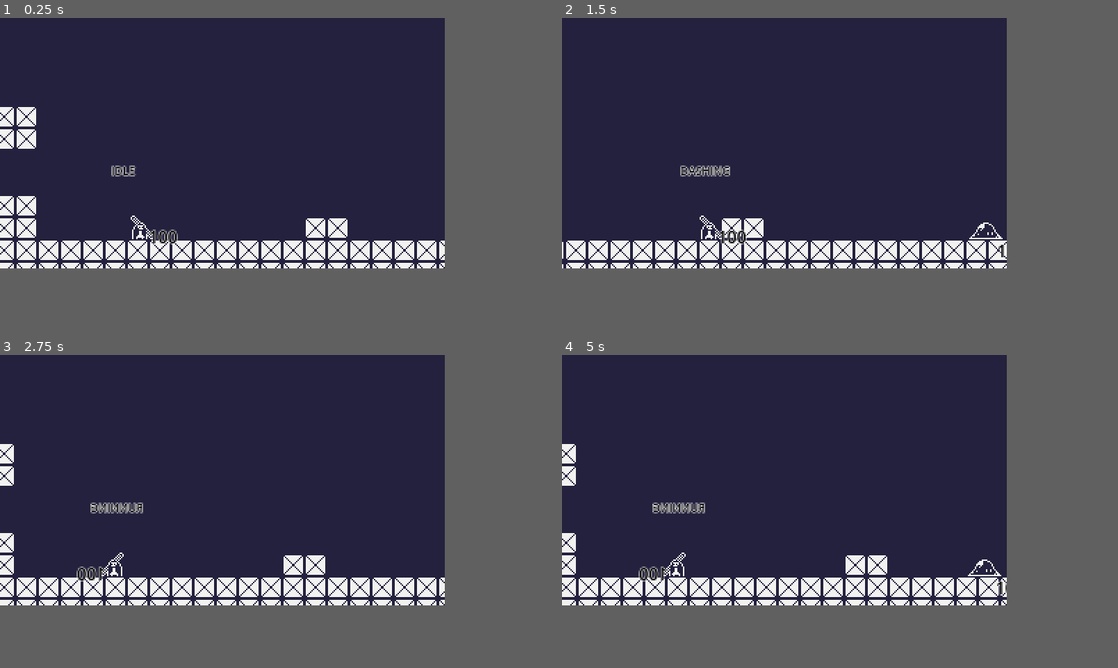
Above: before the commit, frames 1-4 (two rows, left to right).
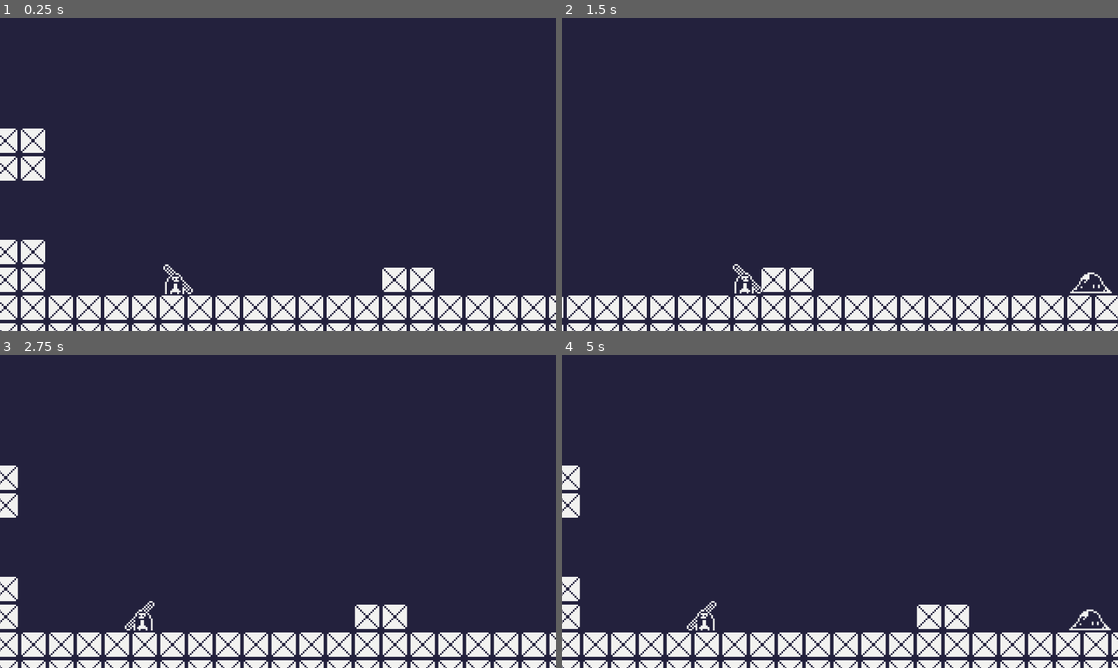
Above: after the commit, the same moments.

Repository: themoeboy/project-memory
Game: Godot game, scene res://src/main.tscn
Same seed, same stepped clock (60 frames per second), same inputs: the game is played once before the commit and once after it.
Inputs:
- Up to frame 1 (0.25 s): no input
- Up to frame 2 (1.5 s): hold D (move_right) from 0.53 s (still down); tap Shift (dash) at 0.6, 1.35 s; tap Space (jump) at 0.77 s
- Up to frame 3 (2.75 s): tap Space (jump) at 1.52 s; release D (move_right) at 2.03 s; hold A (move_left) from 2.03 s (still down); tap Shift (dash) at 2.1 s
- Up to frame 4 (5 s): release A (move_left) at 2.78 s; hold D (move_right) 2.78-4.28 s; tap Shift (dash) at 2.85, 3.6, 4.35 s; tap Space (jump) at 3.02, 3.77, 4.52 s; hold A (move_left) from 4.28 s (still down)
In our replay, the window is 640x360 before the commit and 800x450 after it. These sizes can differ from the game's own. Grey fills any space a smaller window leaves; there, only what the larger window draws over its background counts as a difference.

The runs differ from the first frame. In frame 1, 16% of the frame differs, in the area x 0-100%, y 28-100%; in frame 2, 14%; in frame 3, 15%; in frame 4, 16%.

Commit message:
Shader for Smooth Pixel

Diff:
--- a/project.godot
+++ b/project.godot
@@ -24,7 +24,10 @@
 
 window/size/viewport_width=320
 window/size/viewport_height=180
-window/stretch/mode="viewport"
+window/size/window_width_override=1280
+window/size/window_height_override=720
+window/stretch/mode="canvas_items"
+window/stretch/aspect="expand"
 window/stretch/scale_mode="integer"
 
 [global_group]
@@ -66,4 +69,3 @@
 textures/canvas_textures/default_texture_filter=0
 renderer/rendering_method="gl_compatibility"
 renderer/rendering_method.mobile="gl_compatibility"
-2d/snap/snap_2d_transforms_to_pixel=true
--- /dev/null
+++ b/src/SmoothPixel.shader
@@ -0,0 +1,29 @@
+shader_type canvas_item;
+render_mode unshaded;
+
+// Texture must have 'Filter'-flag enabled!
+
+// Automatic smoothing
+// independent of geometry and perspective
+vec4 texturePointSmooth(sampler2D smp, vec2 uv, vec2 pixel_size)
+{
+	vec2 ddx = dFdx(uv);
+	vec2 ddy = dFdy(uv);
+	vec2 lxy = sqrt(ddx * ddx + ddy * ddy);
+
+	vec2 uv_pixels = uv / pixel_size;
+
+	vec2 uv_pixels_floor = round(uv_pixels) - vec2(0.5f);
+	vec2 uv_dxy_pixels = uv_pixels - uv_pixels_floor;
+
+	uv_dxy_pixels = clamp((uv_dxy_pixels - vec2(0.5f)) * pixel_size / lxy + vec2(0.5f), 0.0f, 1.0f);
+
+	uv = uv_pixels_floor * pixel_size;
+
+	return textureGrad(smp, uv + uv_dxy_pixels * pixel_size, ddx, ddy);
+}
+
+void fragment()
+{
+	COLOR = texturePointSmooth(TEXTURE, UV, TEXTURE_PIXEL_SIZE);
+}
--- a/src/enemy/slime.tscn
+++ b/src/enemy/slime.tscn
@@ -1,9 +1,13 @@
-[gd_scene load_steps=8 format=3 uid="uid://vekd2gliib6n"]
+[gd_scene load_steps=10 format=3 uid="uid://vekd2gliib6n"]
 
 [ext_resource type="Script" uid="uid://cw7kuvnvglxg6" path="res://src/enemy/enemy.gd" id="1_6j2al"]
 [ext_resource type="Texture2D" uid="uid://bjk16xi7gmqtt" path="res://assets/draft/enemy-draft.png" id="2_11dp2"]
+[ext_resource type="Shader" uid="uid://bmpheaqyydsok" path="res://src/shaders/smooth_pixel.gdshader" id="2_rvcuu"]
 [ext_resource type="PackedScene" uid="uid://nohr28l1a6ld" path="res://src/helpers/ai_controller.tscn" id="3_lucs4"]
 [ext_resource type="PackedScene" uid="uid://dne4rabaer156" path="res://src/helpers/health.tscn" id="4_11dp2"]
+
+[sub_resource type="ShaderMaterial" id="ShaderMaterial_13x41"]
+shader = ExtResource("2_rvcuu")
 
 [sub_resource type="RectangleShape2D" id="RectangleShape2D_xso4u"]
 size = Vector2(24, 12)
@@ -23,6 +27,8 @@
 DAMAGE = 25
 
 [node name="sprite" type="Sprite2D" parent="."]
+texture_filter = 2
+material = SubResource("ShaderMaterial_13x41")
 position = Vector2(0, -8)
 texture = ExtResource("2_11dp2")
 flip_h = true
--- a/src/helpers/health.tscn
+++ b/src/helpers/health.tscn
@@ -11,6 +11,7 @@
 script = ExtResource("1_ynrea")
 
 [node name="health_label" type="Label" parent="."]
+visible = false
 offset_left = 7.0
 offset_top = -1.0
 offset_right = 29.0
--- a/src/main.tscn
+++ b/src/main.tscn
@@ -1,14 +1,25 @@
-[gd_scene load_steps=5 format=4 uid="uid://c1xp2narxicdy"]
+[gd_scene load_steps=9 format=4 uid="uid://c1xp2narxicdy"]
 
+[ext_resource type="Shader" uid="uid://bmpheaqyydsok" path="res://src/shaders/smooth_pixel.gdshader" id="1_fyndt"]
 [ext_resource type="TileSet" uid="uid://chudq30gk5gim" path="res://assets/tileset/version1.tres" id="1_lsuuv"]
 [ext_resource type="PackedScene" uid="uid://l85yqf8v2y5" path="res://src/player/player.tscn" id="2_aa85e"]
 [ext_resource type="PackedScene" uid="uid://vekd2gliib6n" path="res://src/enemy/slime.tscn" id="3_5q4o7"]
 [ext_resource type="Texture2D" uid="uid://dbd2b6xvi7i3o" path="res://assets/draft/bg-black.png" id="4_3cfgd"]
 
+[sub_resource type="ShaderMaterial" id="ShaderMaterial_kmhfv"]
+shader = ExtResource("1_fyndt")
+
+[sub_resource type="ShaderMaterial" id="ShaderMaterial_fyndt"]
+shader = ExtResource("1_fyndt")
+
+[sub_resource type="ShaderMaterial" id="ShaderMaterial_rlaii"]
+shader = ExtResource("1_fyndt")
+
 [node name="Node2D" type="Node2D"]
 
-[node name="ground_wall" type="TileMapLayer" parent="."]
+[node name="terrain" type="TileMapLayer" parent="."]
 texture_filter = 1
+material = SubResource("ShaderMaterial_kmhfv")
 use_parent_material = true
 position = Vector2(0, 9)
 tile_map_data = PackedByteArray("AAABABQAAgACAAgAAAACABQAAgACAAgAAAADABQAAgACAAgAAAAEABQAAgACAAgAAAAFABQAAgACAAgAAAAGAB …(64496 unchanged characters)…
@@ -24,10 +35,14 @@
 [node name="parallax" type="ParallaxBackground" parent="."]
 
 [node name="background" type="ParallaxLayer" parent="parallax"]
+texture_filter = 1
+material = SubResource("ShaderMaterial_fyndt")
 motion_mirroring = Vector2(1280, 720)
 
 [node name="background" type="Sprite2D" parent="parallax/background"]
+texture_filter = 2
 texture_repeat = 2
+material = SubResource("ShaderMaterial_rlaii")
 position = Vector2(-3, -342)
 scale = Vector2(5, 5)
 texture = ExtResource("4_3cfgd")
--- /dev/null
+++ b/src/player/SmoothPixel.shader
@@ -0,0 +1,29 @@
+shader_type canvas_item;
+render_mode unshaded;
+
+// Texture must have 'Filter'-flag enabled!
+
+// Automatic smoothing
+// independent of geometry and perspective
+vec4 texturePointSmooth(sampler2D smp, vec2 uv, vec2 pixel_size)
+{
+	vec2 ddx = dFdx(uv);
+	vec2 ddy = dFdy(uv);
+	vec2 lxy = sqrt(ddx * ddx + ddy * ddy);
+
+	vec2 uv_pixels = uv / pixel_size;
+
+	vec2 uv_pixels_floor = round(uv_pixels) - vec2(0.5f);
+	vec2 uv_dxy_pixels = uv_pixels - uv_pixels_floor;
+
+	uv_dxy_pixels = clamp((uv_dxy_pixels - vec2(0.5f)) * pixel_size / lxy + vec2(0.5f), 0.0f, 1.0f);
+
+	uv = uv_pixels_floor * pixel_size;
+
+	return textureGrad(smp, uv + uv_dxy_pixels * pixel_size, ddx, ddy);
+}
+
+void fragment()
+{
+	COLOR = texturePointSmooth(TEXTURE, UV, TEXTURE_PIXEL_SIZE);
+}
--- a/src/player/player.tscn
+++ b/src/player/player.tscn
@@ -1,7 +1,8 @@
-[gd_scene load_steps=11 format=3 uid="uid://l85yqf8v2y5"]
+[gd_scene load_steps=13 format=3 uid="uid://l85yqf8v2y5"]
 
 [ext_resource type="Script" uid="uid://beguc8jpyxdxe" path="res://src/player/player.gd" id="1_s5dbj"]
 [ext_resource type="Texture2D" uid="uid://d2kc76agu1esh" path="res://assets/draft/player-idle-draft.png" id="2_jiejy"]
+[ext_resource type="Shader" uid="uid://bmpheaqyydsok" path="res://src/shaders/smooth_pixel.gdshader" id="2_o822w"]
 [ext_resource type="Script" uid="uid://cd8dp7mscgy0y" path="res://src/helpers/attack.gd" id="3_mf2ua"]
 [ext_resource type="PackedScene" uid="uid://dne4rabaer156" path="res://src/helpers/health.tscn" id="4_244u8"]
 [ext_resource type="Script" uid="uid://b8l7epw8fyidg" path="res://src/player/hitbox.gd" id="5_5f2sf"]
@@ -9,6 +10,9 @@
 
 [sub_resource type="RectangleShape2D" id="RectangleShape2D_eewmr"]
 size = Vector2(16.75, 19.75)
+
+[sub_resource type="ShaderMaterial" id="ShaderMaterial_x42xx"]
+shader = ExtResource("2_o822w")
 
 [sub_resource type="RectangleShape2D" id="RectangleShape2D_244u8"]
 size = Vector2(24, 20)
@@ -30,7 +34,8 @@
 shape = SubResource("RectangleShape2D_eewmr")
 
 [node name="sprite" type="Sprite2D" parent="."]
-texture_filter = 1
+texture_filter = 2
+material = SubResource("ShaderMaterial_x42xx")
 position = Vector2(0, -7)
 texture = ExtResource("2_jiejy")
 
@@ -38,6 +43,8 @@
 offset = Vector2(60, -60)
 process_callback = 0
 position_smoothing_enabled = true
+drag_vertical_enabled = true
+drag_bottom_margin = 0.0
 
 [node name="dash_attack" type="Area2D" parent="."]
 collision_layer = 8
@@ -63,6 +70,7 @@
 debug_color = Color(0.604464, 0.366649, 0.99886, 0.42)
 
 [node name="player_state_label" type="Label" parent="."]
+visible = false
 offset_left = -20.0
 offset_top = -46.0
 offset_right = 20.0
--- /dev/null
+++ b/src/shaders/smooth_pixel.gdshader
@@ -0,0 +1,29 @@
+shader_type canvas_item;
+render_mode unshaded;
+
+// Texture must have 'Filter'-flag enabled!
+
+// Automatic smoothing
+// independent of geometry and perspective
+vec4 texturePointSmooth(sampler2D smp, vec2 uv, vec2 pixel_size)
+{
+	vec2 ddx = dFdx(uv);
+	vec2 ddy = dFdy(uv);
+	vec2 lxy = sqrt(ddx * ddx + ddy * ddy);
+
+	vec2 uv_pixels = uv / pixel_size;
+
+	vec2 uv_pixels_floor = round(uv_pixels) - vec2(0.5f);
+	vec2 uv_dxy_pixels = uv_pixels - uv_pixels_floor;
+
+	uv_dxy_pixels = clamp((uv_dxy_pixels - vec2(0.5f)) * pixel_size / lxy + vec2(0.5f), 0.0f, 1.0f);
+
+	uv = uv_pixels_floor * pixel_size;
+
+	return textureGrad(smp, uv + uv_dxy_pixels * pixel_size, ddx, ddy);
+}
+
+void fragment()
+{
+	COLOR = texturePointSmooth(TEXTURE, UV, TEXTURE_PIXEL_SIZE);
+}
Not shown, added: src/shaders/smooth_pixel.gdshader.uid
